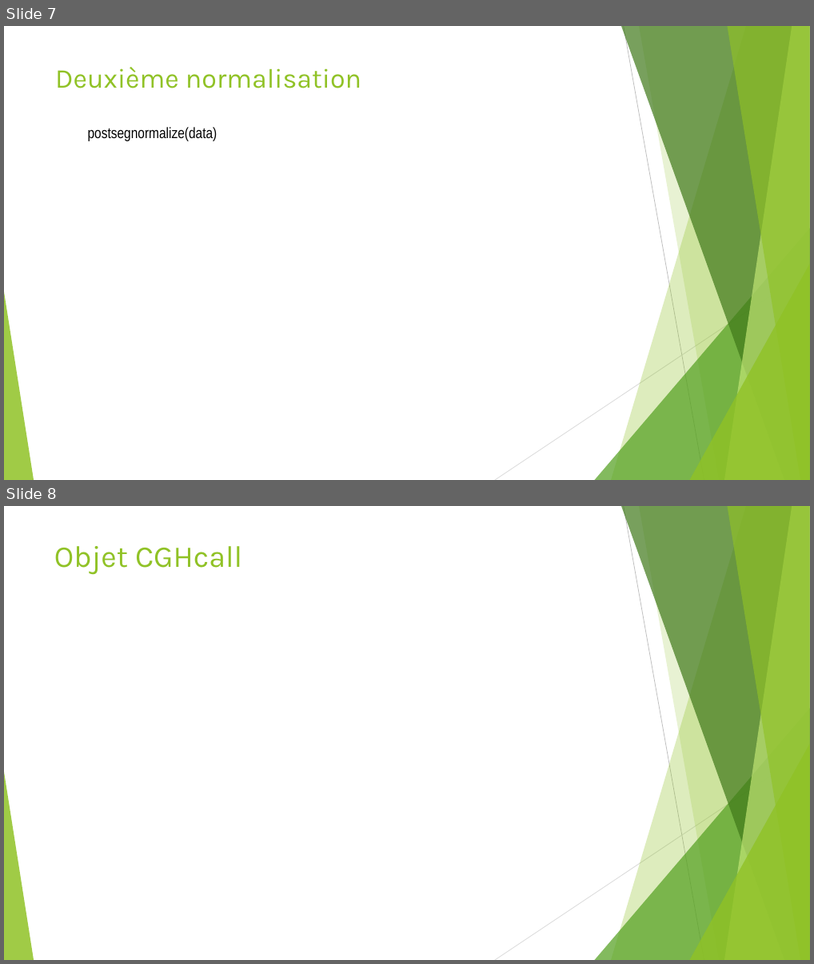
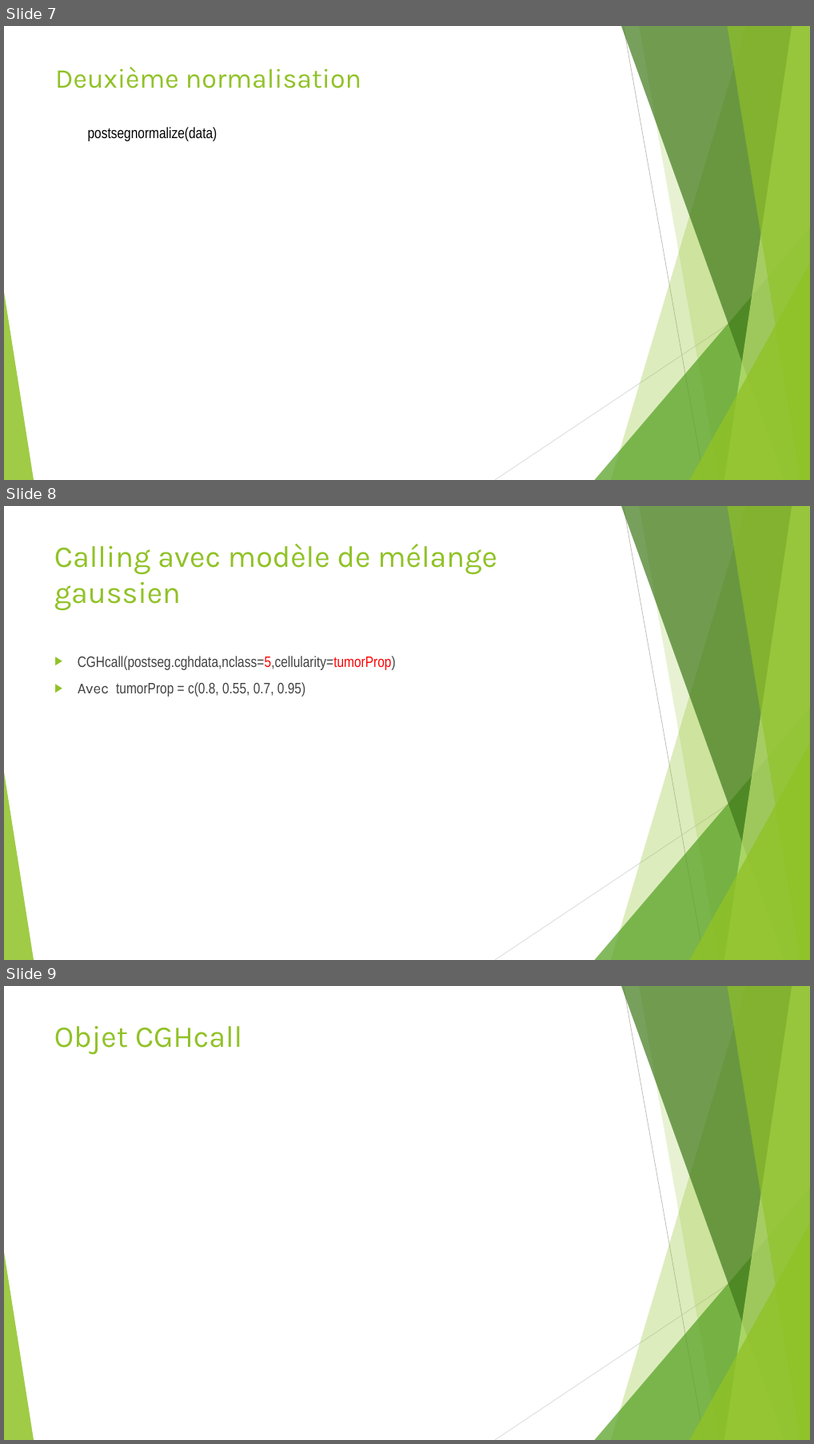
Before and after one commit to Elie-Bordron/DEA-dataviz, a slide deck: docs/docs_I_made/slides/CGHcall.pptx. Shown one above the other, each under a label of ours: slides 7 and 8 before the commit, slides 7, 8 and 9 after it. The pictures are 814x964 and 814x1444 pixels, drawn with LibreOffice and Linux fonts; fonts in the diff are those of the drawing. Boxes give left, top, right and bottom in pixels: in the first picture for what was removed or moved away, otherwise in the second. Text is boxed around its words. In the diff, an @@ line names an element or a change of style, - is before the commit and + after.

```diff
--- a/docs/docs_I_made/slides/CGHcall.pptx
+++ b/docs/docs_I_made/slides/CGHcall.pptx
@@ slide 8 added at <box>4,506,810,960</box>, background #FFFFFF; not listed: 10 template elements that a slide beside it also shows @@
@@ title added at <box>54,544,498,610</box>, 36 pt, text #90C226 @@
+Calling avec modèle de mélange gaussien
@@ text added at <box>78,656,396,696</box>, 18 pt, text #404040 @@
+▶ CGHcall(postseg.cghdata,nclass=5,cellularity=tumorProp)
+▶ Avec tumorProp = c(0.8, 0.55, 0.7, 0.95)
@@ what was slide 8 is now slide 9 @@
```
Also in this commit, not shown: 2 slides changed, 4 other files.
